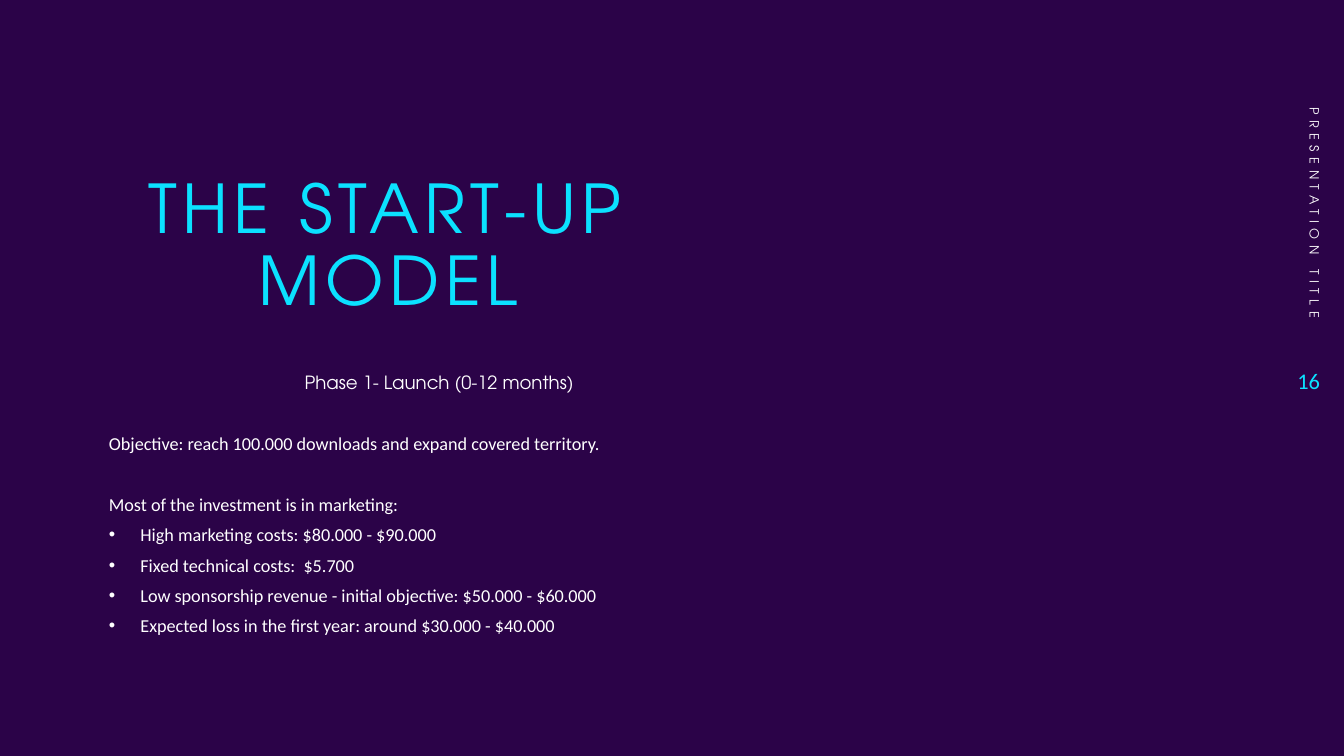
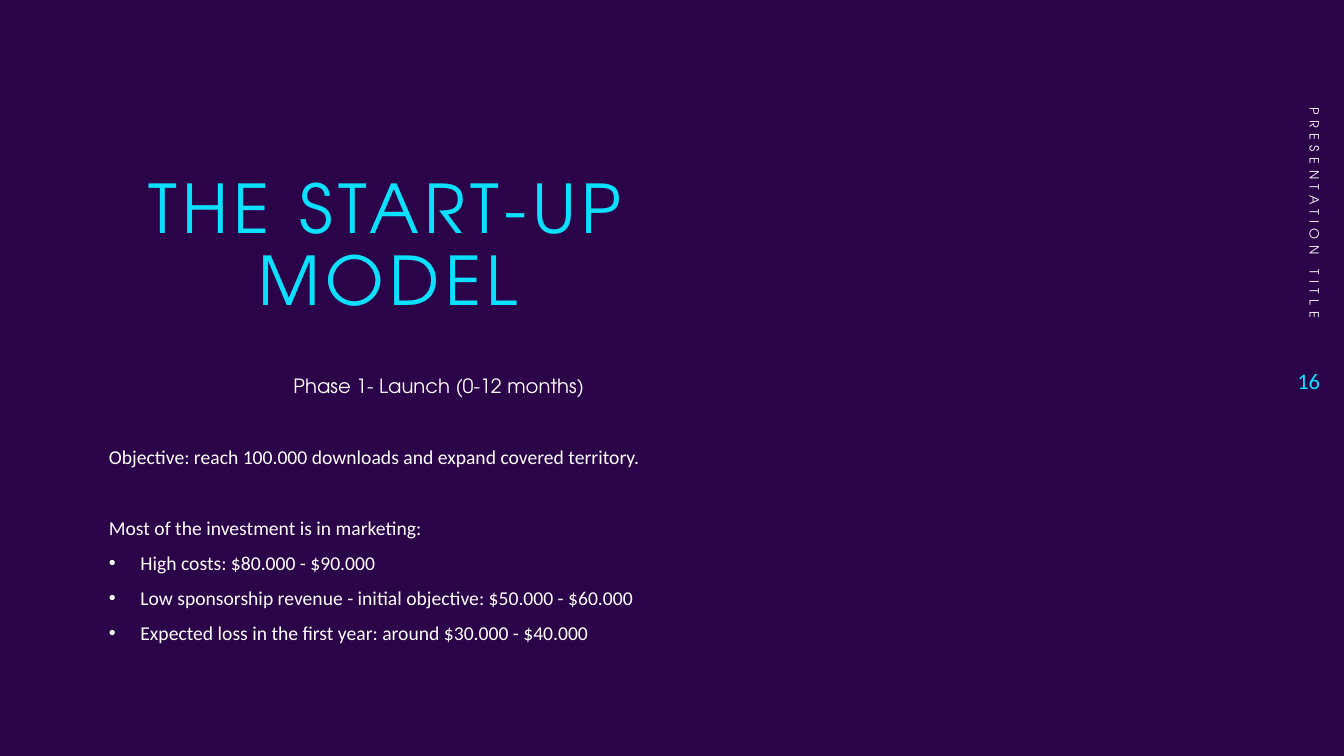
Before and after one commit to Etto48/IndAppProject, a slide deck: slide 16 of docs/Travel Mate.pptx. Drawn at 1344x756 pixels with LibreOffice and Linux fonts; fonts in the diff are those of the drawing; background and template pictures are left out. Boxes give left, top, right and bottom in pixels: in the first picture for what was removed or moved away, otherwise in the second. Text is boxed around its words. In the diff, an @@ line names an element or a change of style, - is before the commit and + after.

```diff
--- a/docs/Travel Mate.pptx
+++ b/docs/Travel Mate.pptx
@@ text at (109, 450, 639, 643): size 12.9 to 14 pt in "Phase 1- Launch (0-12 months)", "Objective: reach 100.000 downloads and expand covered ...", "Most of the investment is in marketing:", "Low sponsorship revenue - initial objective: $50.000 ..." and 1 more places; line spacing 1.4 to 1.5 @@
@@ text at (140, 556, 375, 574): text changed; size 12.9 to 14 pt @@
-• High marketing costs: $80.000 - $90.000
-• Fixed technical costs: $5.700
+• High costs: $80.000 - $90.000
```
Also in this commit, not shown: 2 other slides changed, 1 other file.
